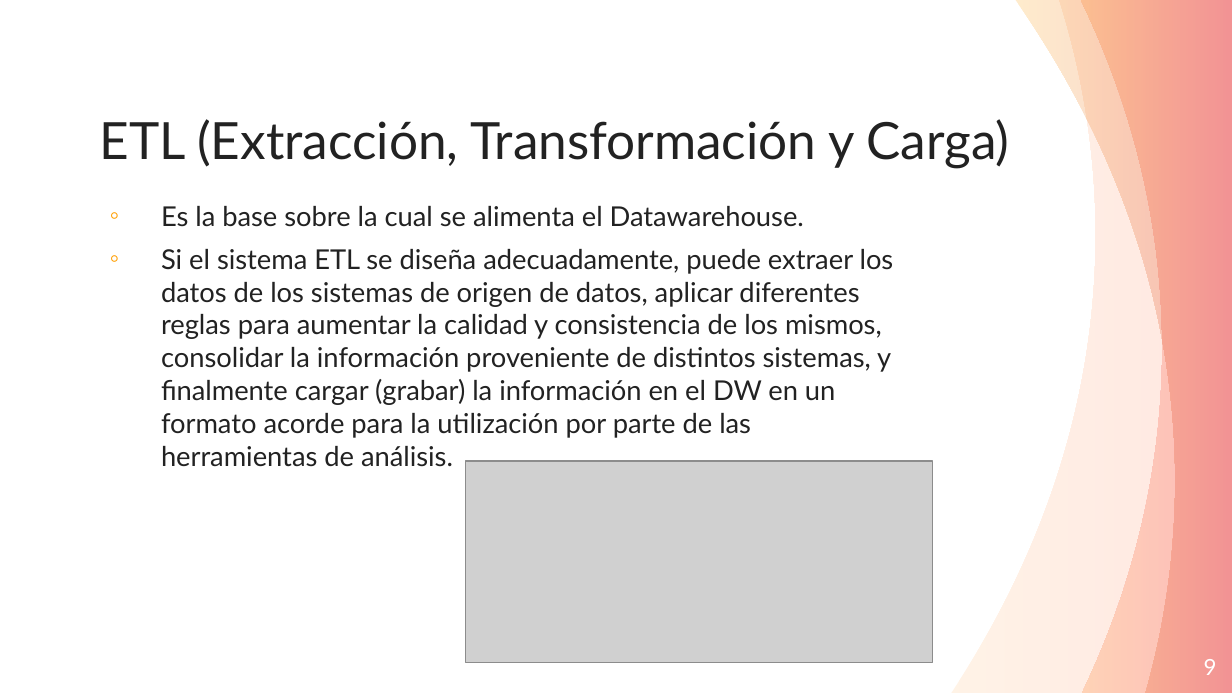
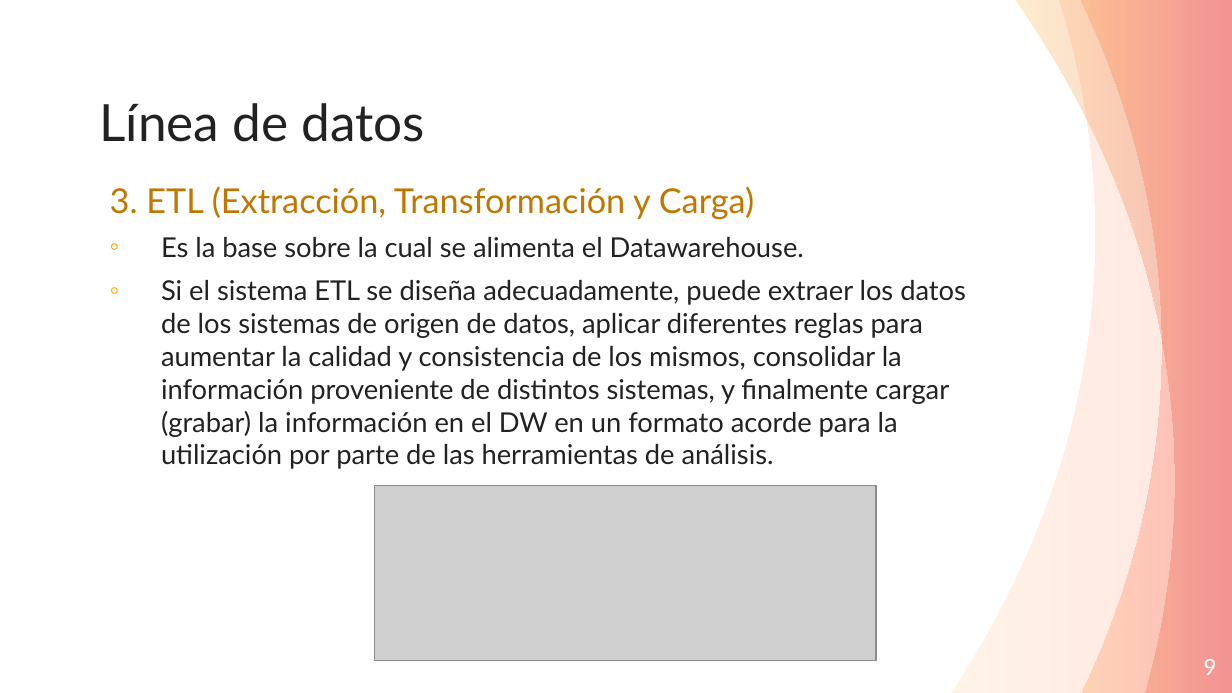
Before and after one commit to Andre-Reinoso/Inmon-vs-Kimball, a slide deck: slide 9 of Inmon-vs-Kimball.pptx. Drawn at 1232x693 pixels with LibreOffice and Linux fonts; fonts in the diff are those of the drawing; grey boxes stand for pictures. Boxes give left, top, right and bottom in pixels: in the first picture for what was removed or moved away, otherwise in the second. Text is boxed around its words. In the diff, an @@ line names an element or a change of style, - is before the commit and + after.

```diff
--- a/Inmon-vs-Kimball.pptx
+++ b/Inmon-vs-Kimball.pptx
@@ title at (x1=99, y1=103, x2=424, y2=142): text changed @@
-ETL (Extracción, Transformación y Carga)
+Línea de datos
@@ text "3. ETL (Extracción, Transformación y ..." moved from (x1=161, y1=206, x2=894, y2=467) to (x1=110, y1=186, x2=966, y2=469) @@
@@ text at (x1=110, y1=186, x2=754, y2=219): paragraph added @@
+3. ETL (Extracción, Transformación y Carga)
@@ picture resized from (x1=466, y1=461, x2=933, y2=663) to (x1=375, y1=485, x2=876, y2=660) @@
```
Also in this commit, not shown: 2 other slides changed, 2 slides added, 1 slide removed, 3 other files.
